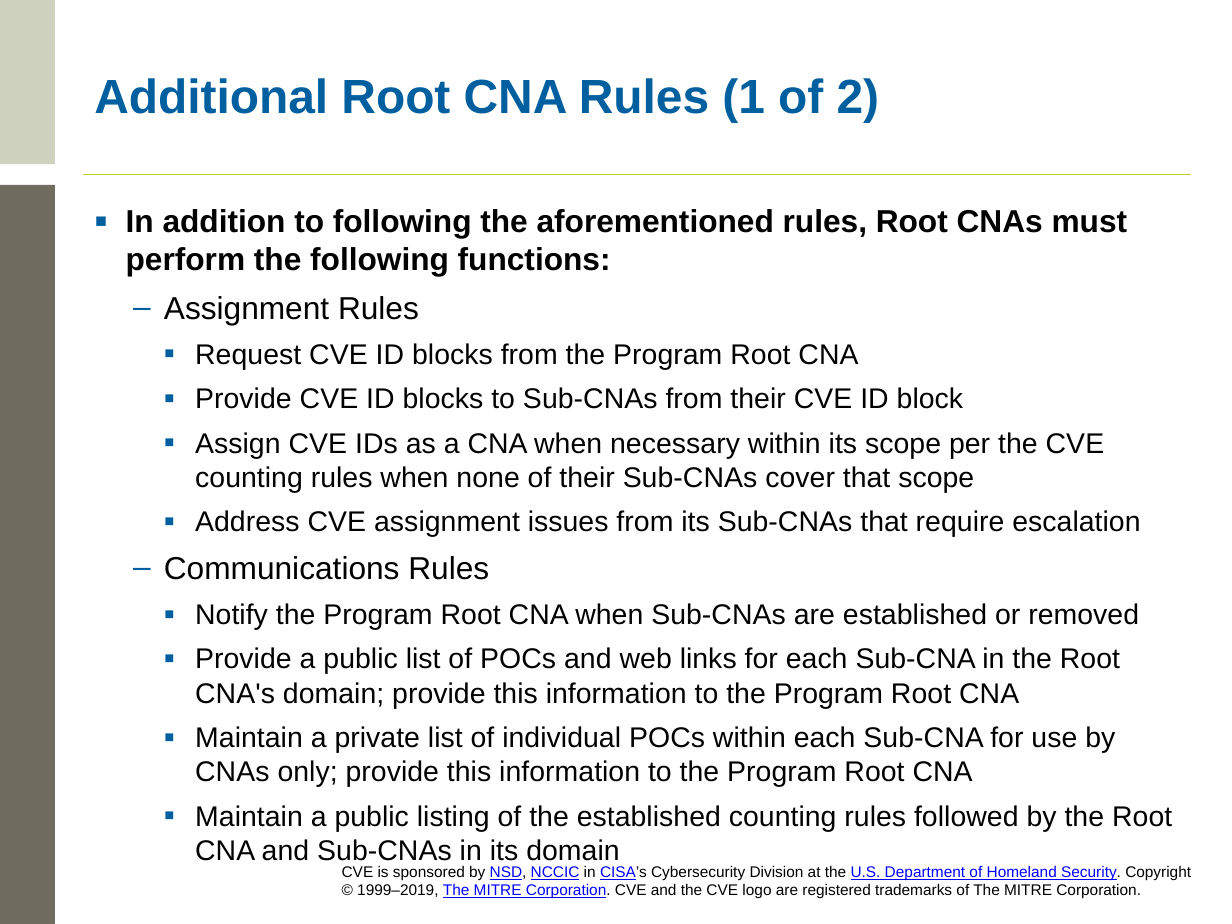
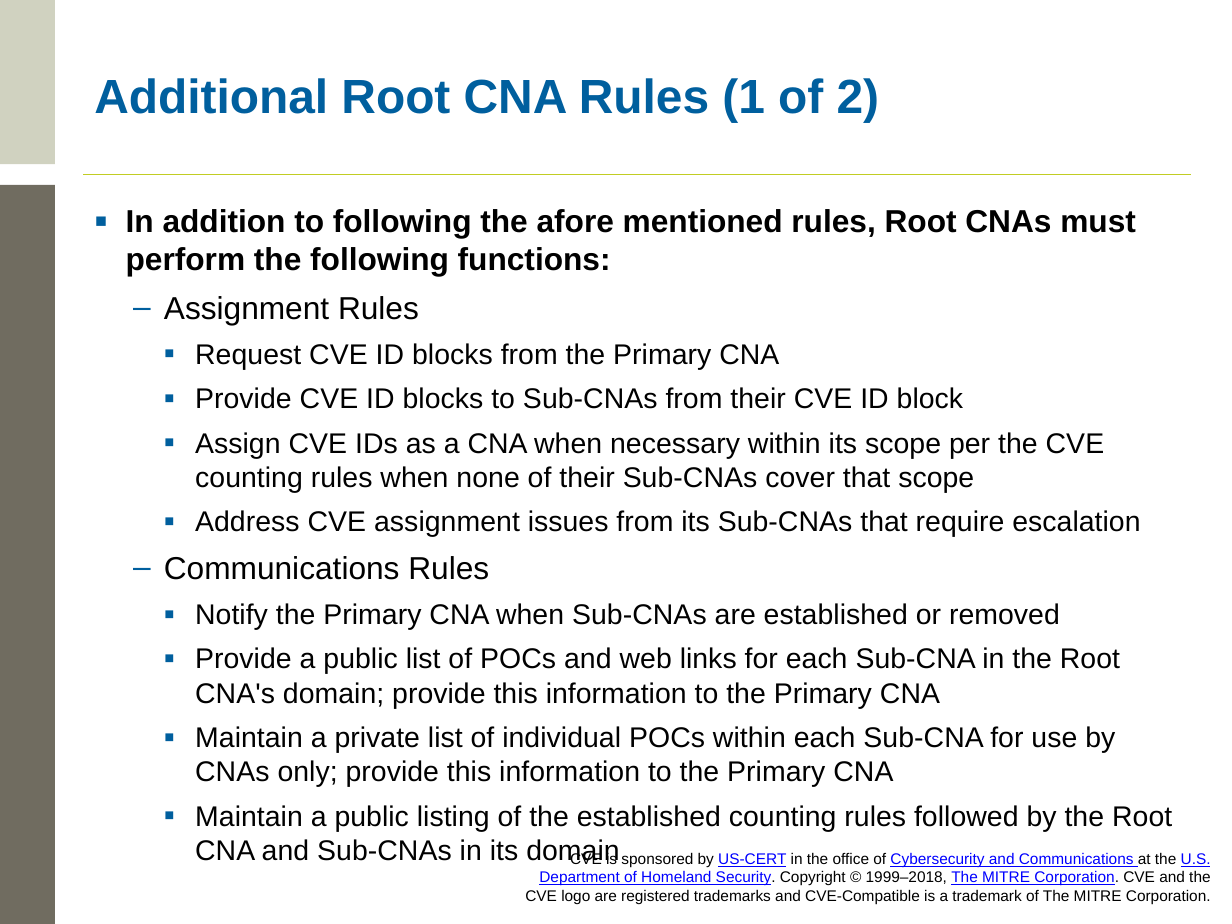
Before and after one commit to CVEProject/cveproject.github.io, a slide deck: slide 36 of docs/cna/Becoming a CNA.pptx. Drawn at 1232x924 pixels with LibreOffice and Linux fonts; fonts in the diff are those of the drawing; background and template pictures are left out. Boxes give left, top, right and bottom in pixels: in the first picture for what was removed or moved away, otherwise in the second. Text is boxed around its words. In the diff, an @@ line names an element or a change of style, - is before the commit and + after.

```diff
--- a/docs/cna/Becoming a CNA.pptx
+++ b/docs/cna/Becoming a CNA.pptx
@@ text at (126, 209, 1136, 276): spaces changed @@
-▪ In addition to following the aforementioned rules, Root CNAs must perform the following functions:
+▪ In addition to following the afore mentioned rules, Root CNAs must perform the following functions:
@@ text at (195, 343, 779, 370): text changed @@
-    ▪ Request CVE ID blocks from the Program Root CNA
+    ▪ Request CVE ID blocks from the Primary CNA
@@ text at (195, 603, 1120, 787): text changed @@
-    ▪ Notify the Program Root CNA when Sub-CNAs are established or removed
-    ▪ Provide a public list of POCs and web links for each Sub-CNA in the Root CNA's domain; provide this information to the Program Root CNA
-    ▪ Maintain a private list of individual POCs within each Sub-CNA for use by CNAs only; provide this information to the Program Root CNA
+    ▪ Notify the Primary CNA when Sub-CNAs are established or removed
+    ▪ Provide a public list of POCs and web links for each Sub-CNA in the Root CNA's domain; provide this information to the Primary CNA
+    ▪ Maintain a private list of individual POCs within each Sub-CNA for use by CNAs only; provide this information to the Primary CNA
@@ text at (525, 851, 1211, 904): text changed @@
-CVE is sponsored by NSD, NCCIC in CISA’s Cybersecurity Division at the U.S. Department of Homeland Security. Copyright © 1999–2019, The MITRE Corporation. CVE and the CVE logo are registered trademarks of The MITRE Corporation.
+CVE is sponsored by US-CERT in the office of Cybersecurity and Communications at the U.S. Department of Homeland Security. Copyright © 1999–2018, The MITRE Corporation. CVE and the CVE logo are registered trademarks and CVE-Compatible is a trademark of The MITRE Corporation.
```
Also in this commit, not shown: 39 other slides changed.
